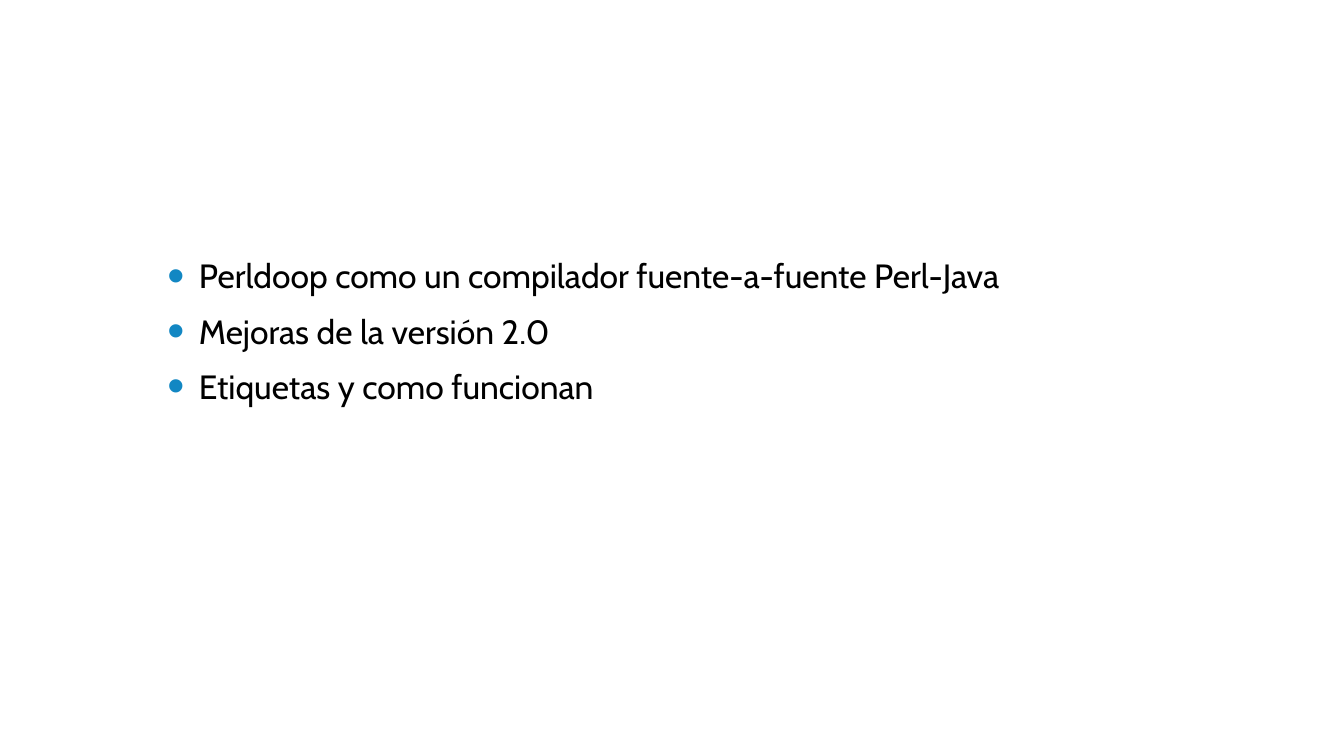
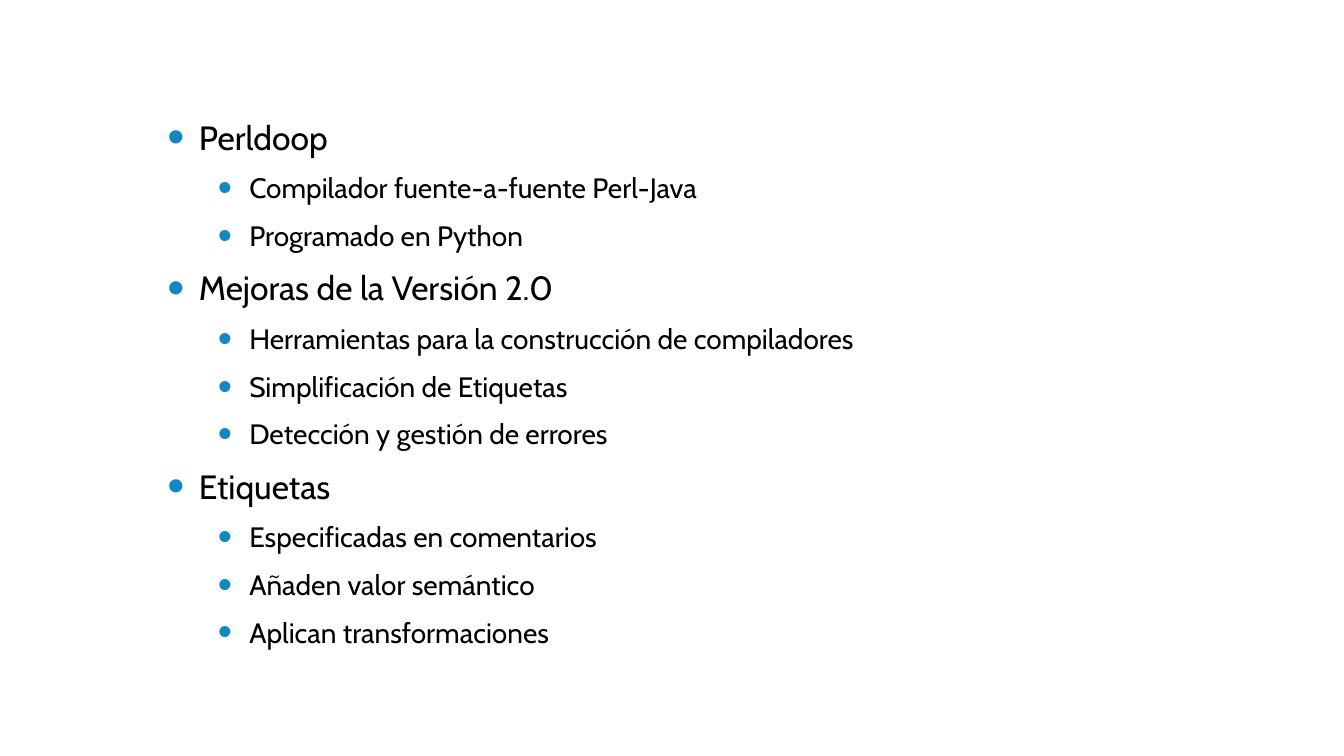
Before and after one commit to cesarpomar/Perldoop2-tfg, a slide deck: slide 4 of doc/Presentacion.pptx. Drawn at 1344x756 pixels with LibreOffice and Linux fonts; fonts in the diff are those of the drawing; background and template pictures are left out. Boxes give left, top, right and bottom in pixels: in the first picture for what was removed or moved away, otherwise in the second. Text is boxed around its words. In the diff, an @@ line names an element or a change of style, - is before the commit and + after.

```diff
--- a/doc/Presentacion.pptx
+++ b/doc/Presentacion.pptx
@@ text at (x1=199, y1=124, x2=854, y2=649): text changed; size 24 to 20 pt @@
-• Perldoop como un compilador fuente-a-fuente Perl-Java
-• Mejoras de la versión 2.0
-• Etiquetas y como funcionan
+• Perldoop
+  • Compilador fuente-a-fuente Perl-Java
+  • Programado en Python
+• Mejoras de la Versión 2.0
+  • Herramientas para la construcción de compiladores
+  • Simplificación de Etiquetas
+  • Detección y gestión de errores
+• Etiquetas
+  • Especificadas en comentarios
+  • Añaden valor semántico
+  • Aplican transformaciones
```
Also in this commit, not shown: 15 other slides changed, 1 slide added.
